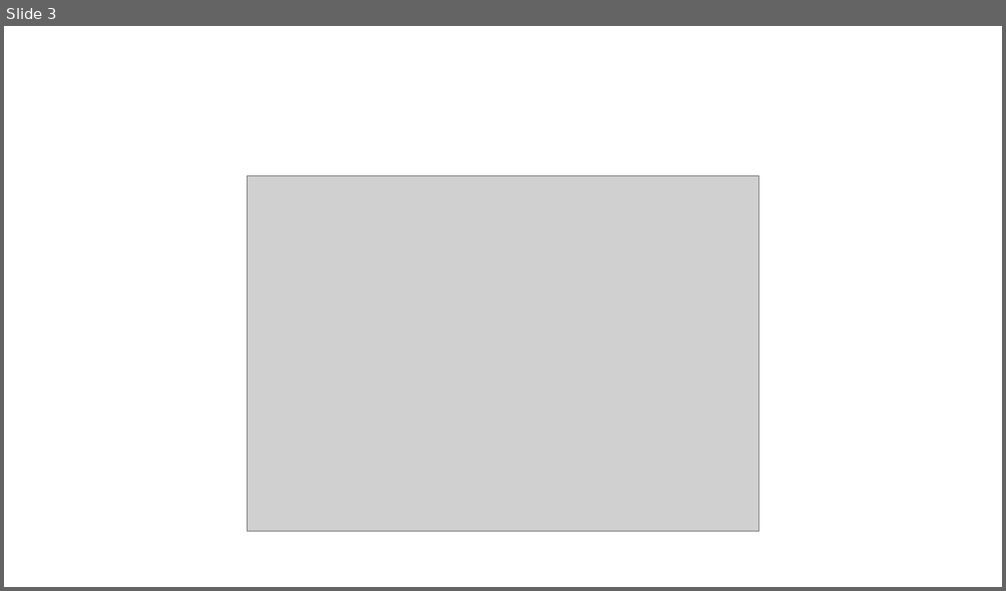
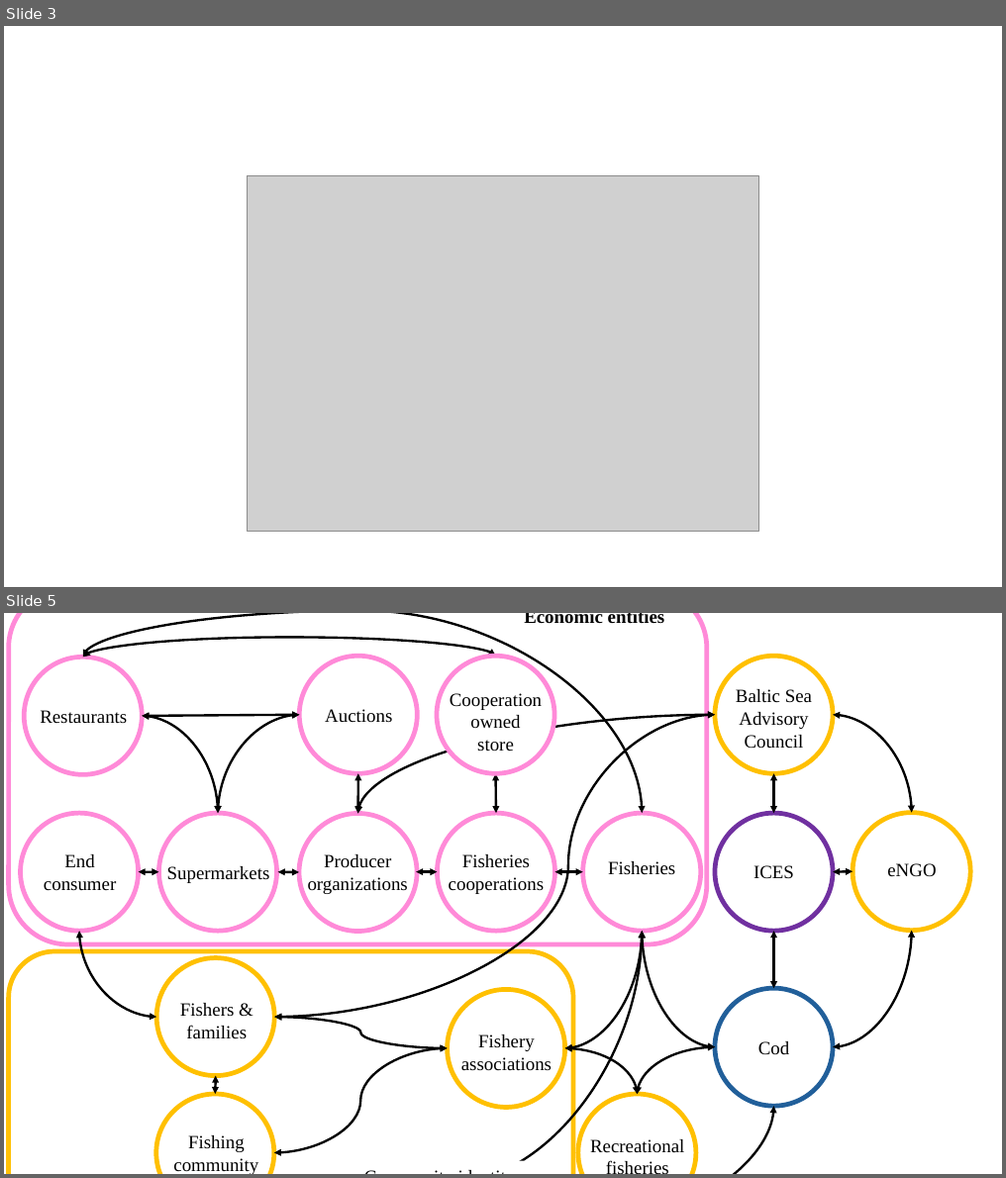
Before and after one commit to Ambloecker/prOACT_pathways, a slide deck: Figures/old/Figures_SES_pathway.pptx. Shown one above the other, each under a label of ours: slide 3 before the commit, slides 3 and 5 after it; the slides between them are not shown. The pictures are 1006x591 and 1006x1178 pixels, drawn with LibreOffice and Linux fonts; fonts in the diff are those of the drawing; grey boxes stand for pictures. Boxes give left, top, right and bottom in pixels: in the first picture for what was removed or moved away, otherwise in the second. Text is boxed around its words. In the diff, an @@ line names an element or a change of style, - is before the commit and + after.

```diff
--- a/Figures/old/Figures_SES_pathway.pptx
+++ b/Figures/old/Figures_SES_pathway.pptx
@@ slide 5 added at (x1=4, y1=613, x2=1002, y2=1174), background #FFFFFF @@
@@ group added at (x1=9, y1=613, x2=970, y2=1174): 19 curved double arrows, 18 texts, 16 ellipses, 9 double arrows, 2 rounded rectangles @@
+Cod
+Fisheries
+Recreational
+fisheries
+Fishery
+associations
+Fisheries
+cooperations
+Producer
+organizations
+Supermarkets
+End
+consumer
+Restaurants
+Auctions
+Fishers &
+families
+Fishing
+community
+ICES
+Baltic Sea
+Advisory
+Council
+eNGO
+Community identity
+Cooperation
+owned
+store
+Economic entities
```
Also in this commit, not shown: 6 other slides added, 8 other files.
